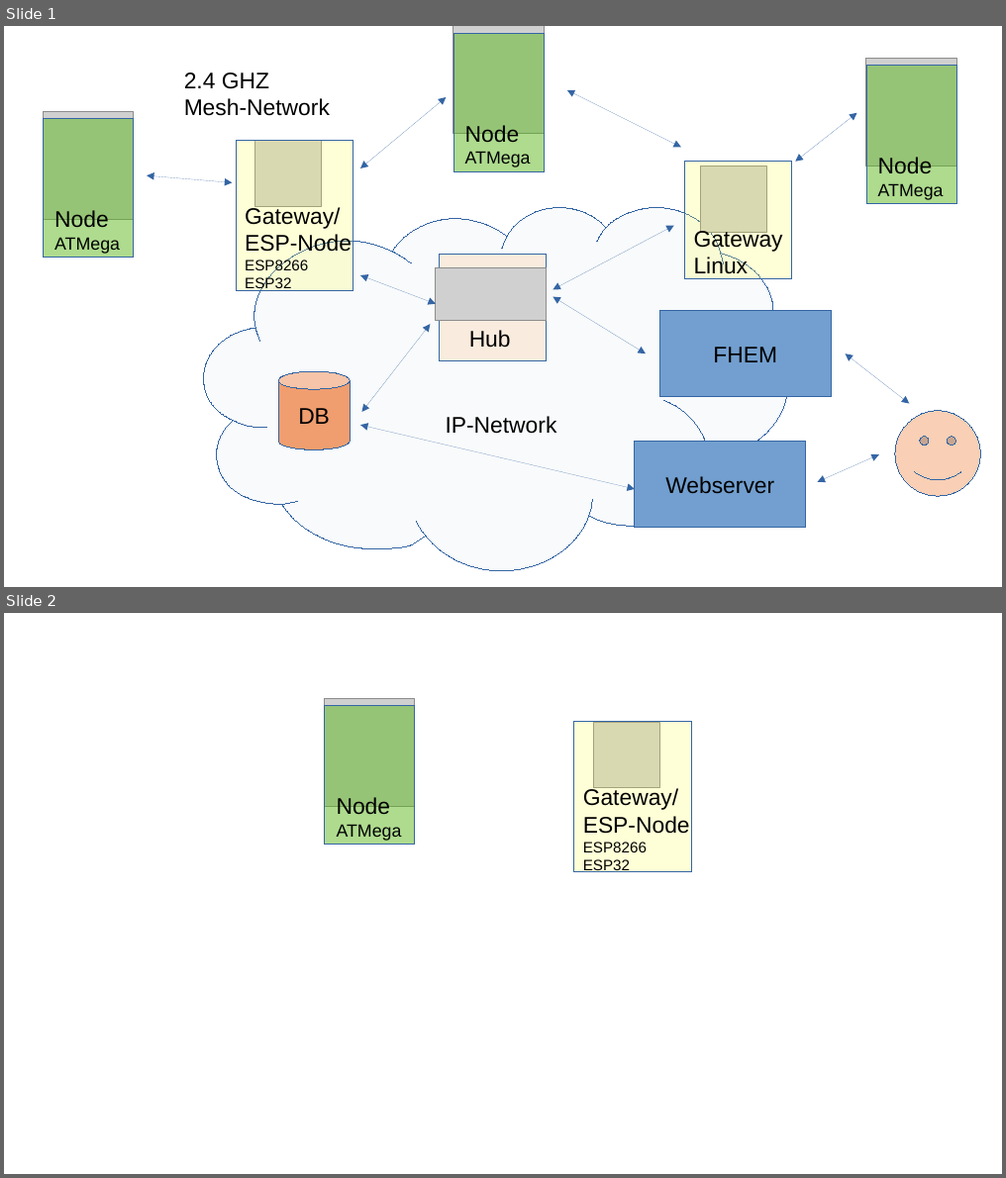
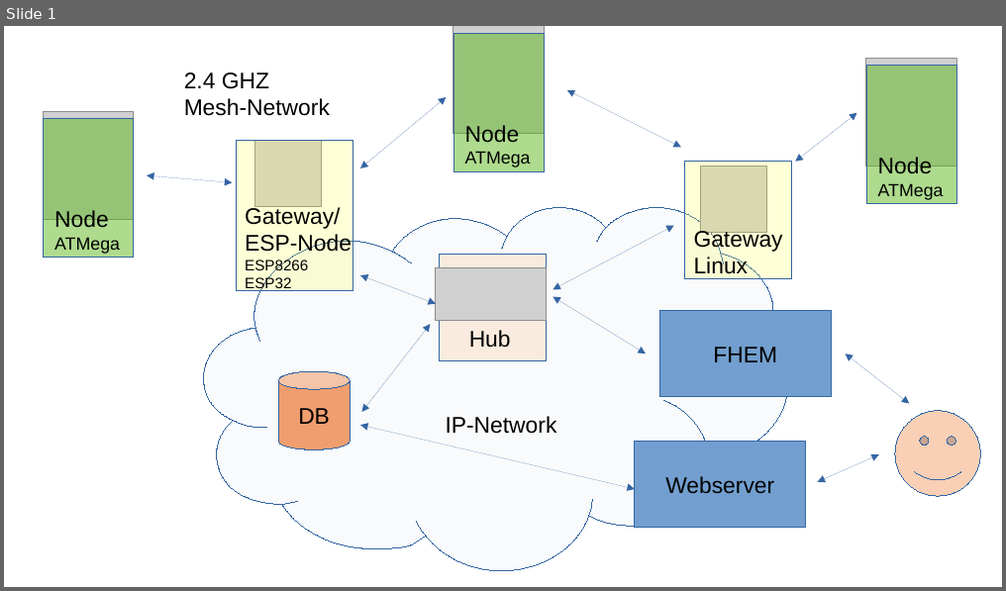
Before and after one commit to wilmsn/RF24Hub, a slide deck: doc/overview.odp. Shown one above the other, each under a label of ours: slides 1 and 2 before the commit, slide 1 after it. The pictures are 1006x1178 and 1006x591 pixels, drawn with LibreOffice and Linux fonts; fonts in the diff are those of the drawing; grey boxes stand for pictures. Boxes give left, top, right and bottom in pixels: in the first picture for what was removed or moved away, otherwise in the second. Text is boxed around its words. In the diff, an @@ line names an element or a change of style, - is before the commit and + after.

```diff
--- a/doc/overview.odp
+++ b/doc/overview.odp
@@ slide 2 removed at [4,613,1002,1174], background #FFFFFF @@
@@ picture removed at [325,698,415,806] @@
@@ rectangle removed at [325,705,414,844] @@
@@ rectangle removed at [574,722,692,872] @@
@@ picture removed at [593,723,659,788] @@
@@ text removed at [583,787,690,872] @@
-Gateway/
-ESP-Node
-ESP8266
-ESP32
@@ text removed at [337,797,402,841] @@
-Node
-ATMega
```
Also in this commit, not shown: 1 slide added, 19 other files.
